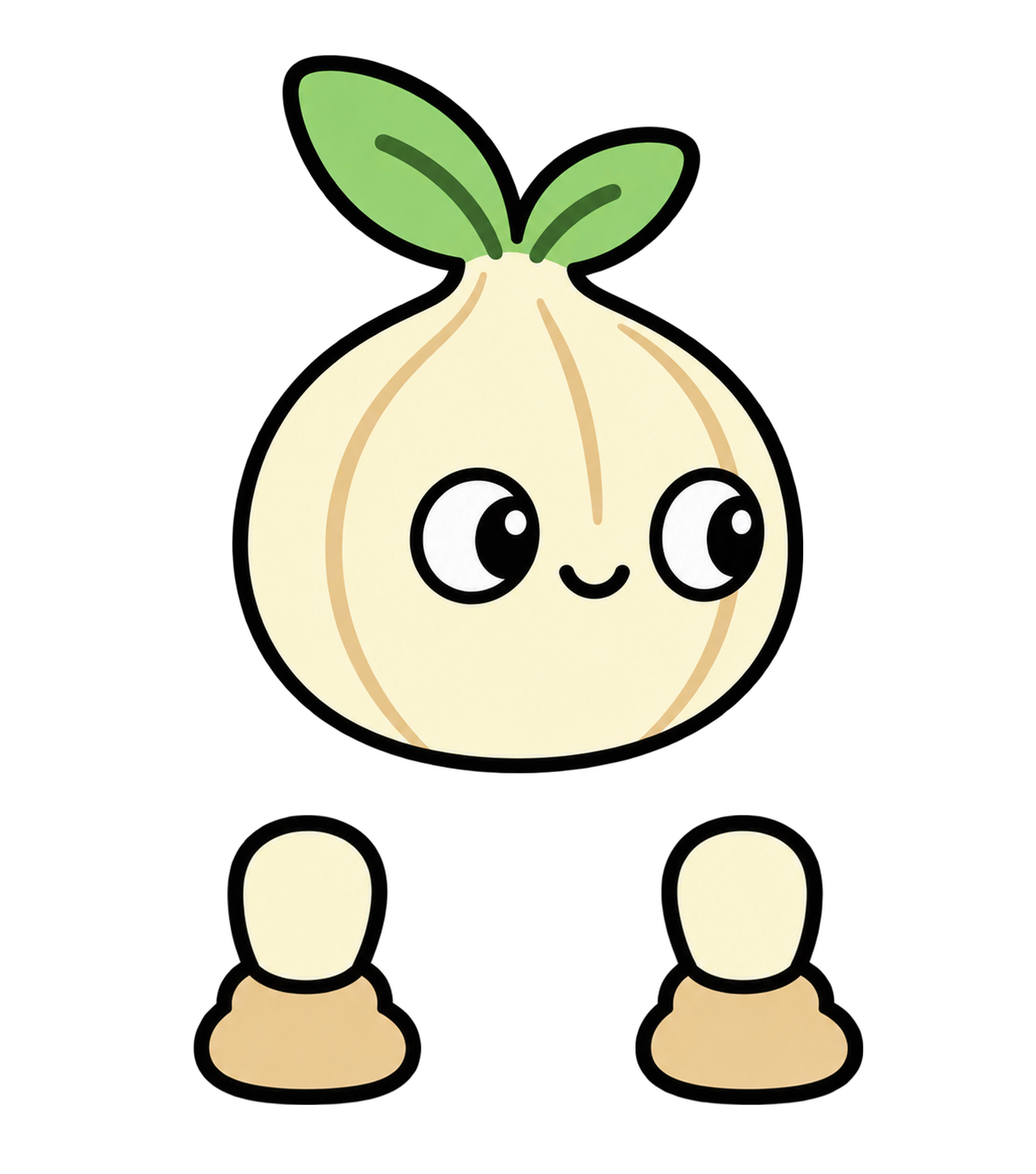
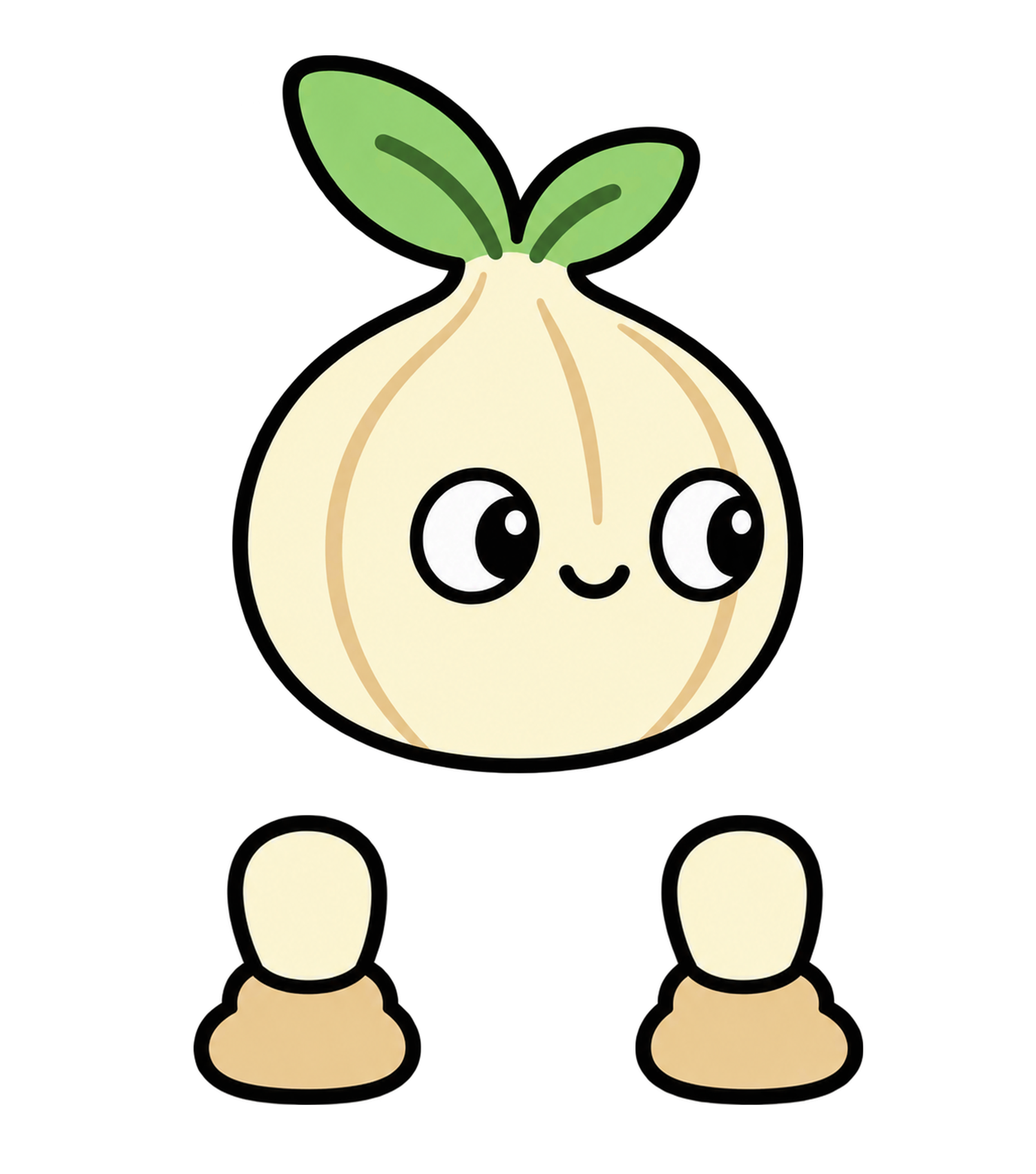
Layered file, before and after one edit (1036 x 1174). Changes by layer:
painted on "다리1" over 193, 814, 422, 1105
